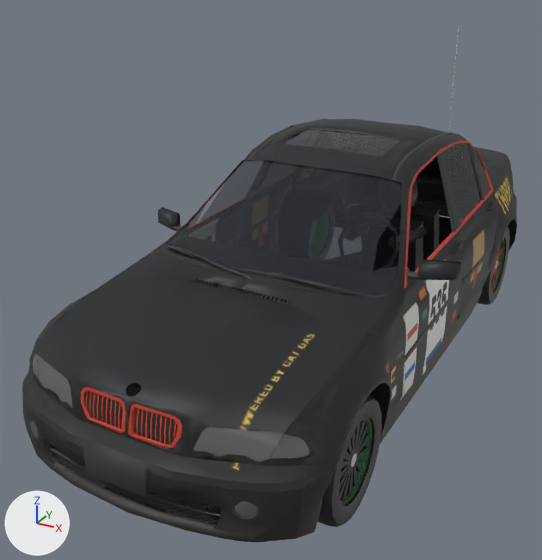
Before and after pictures for a commit that changed the glTF model public/cars/field/models/535.glb.
One viewpoint serves both versions: a 50 mm camera at (1.87, -4.07, 2.49) aimed at (-0.27, -0.18, 0.55). Lighting does not change. The marker at lower left points along +X, +Y and +Z. The older version comes first. Vertices at exactly the same position are counted once.

Objects in the first picture: 'body', 'wheel_fl', 'wheel_rl'.
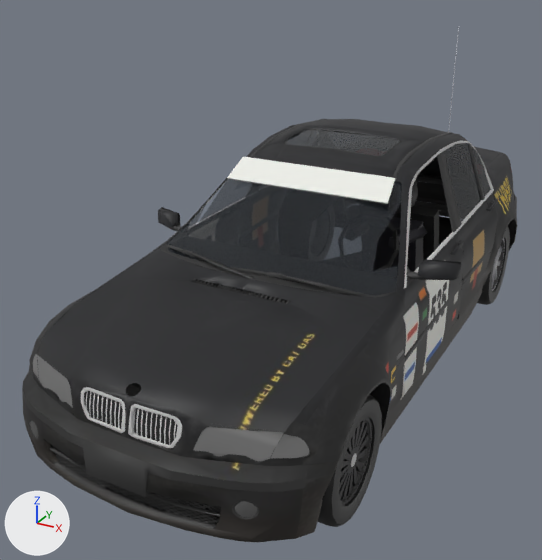
What the commit changed:
me_body_mesh is used by ob_body; location (0.0, 0.0, 0.0).
me_body_mesh had 6669 vertices, 8073 faces and spanned x -0.98..0.98, y -2.07..2.42, z 0.15..1.93.
me_body_mesh now has 6677 vertices, 8085 faces and spans x -0.98..0.98, y -2.07..2.42, z 0.15..1.93.
me_body_mesh part 1: 8 vertices added at x -0.52..0.52, y -0.28..-0.11, z 1.21..1.32.
me_body_mesh part 2: 1029 kept faces spanning x -0.83..0.83, y -1.97..2.34, z 0.27..1.93 get new texture (UV) coordinates.
Other edits to the shape of me_body_mesh do not show in these pictures.

Pixel boxes (x1, y1, x2, y2) of what changed, in the pictures (542 x 560 px):
part 1 of me_body_mesh, added: after (227, 157, 395, 204)
part 2 of me_body_mesh, surface changed: (33, 140, 494, 461) in both
